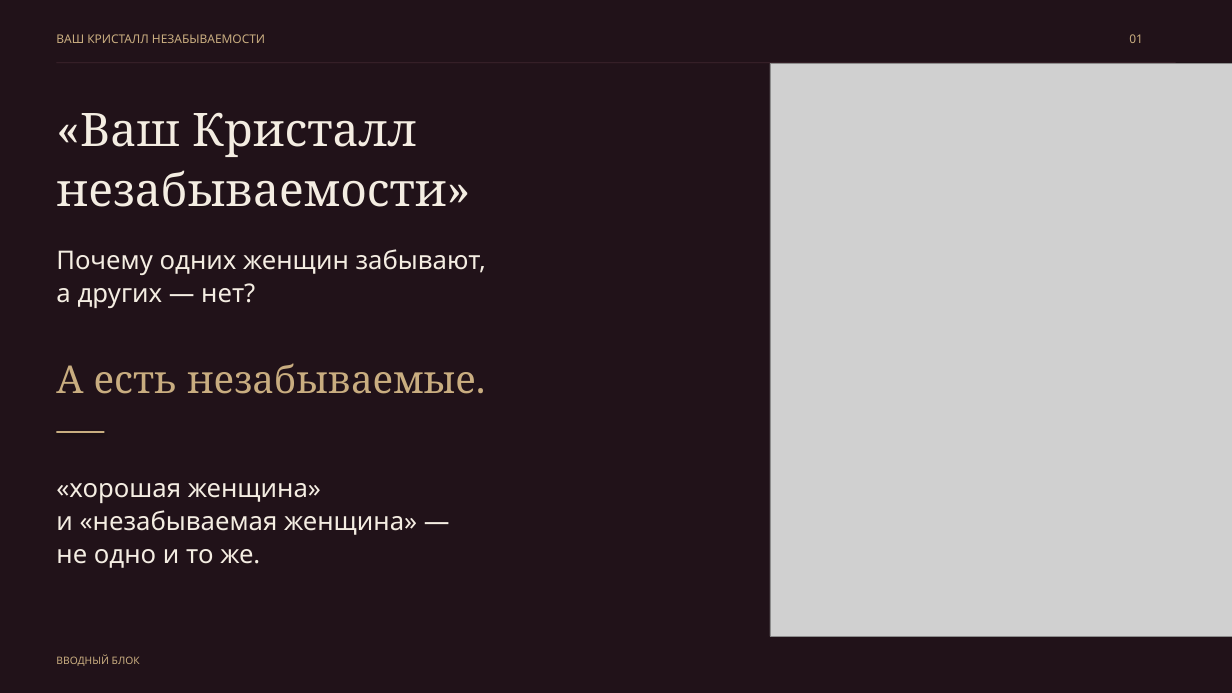
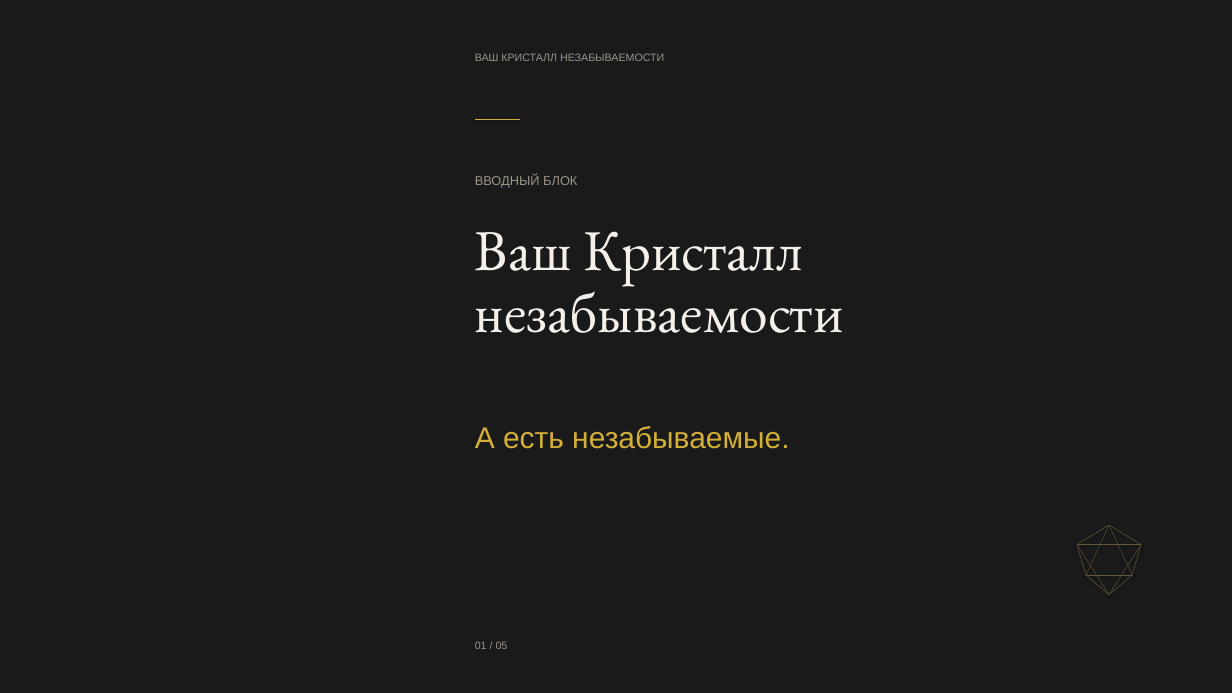
Before and after one commit to babylonofkommod-ai/-, a slide deck: slide 1 of Ваш Кристалл незабываемости.pptx. Drawn at 1232x693 pixels with LibreOffice and Linux fonts; fonts in the diff are those of the drawing; grey boxes stand for pictures. Boxes give left, top, right and bottom in pixels: in the first picture for what was removed or moved away, otherwise in the second. Text is boxed around its words. In the diff, an @@ line names an element or a change of style, - is before the commit and + after.

```diff
--- a/Ваш Кристалл незабываемости.pptx
+++ b/Ваш Кристалл незабываемости.pptx
@@ background #FFFFFF to #1A1A1A @@
@@ rectangle removed at bbox=[0, 0, 1232, 693] @@
@@ text "ВАШ КРИСТАЛЛ НЕЗАБЫВАЕМОСТИ": place and size @@
-text "ВАШ КРИСТАЛЛ НЕЗАБЫВАЕМОСТИ" at bbox=[56, 34, 265, 43]
+text "ВАШ КРИСТАЛЛ НЕЗАБЫВАЕМОСТИ" at bbox=[475, 53, 664, 61]
@@ text "ВАШ КРИСТАЛЛ НЕЗАБЫВАЕМОСТИ" at bbox=[475, 53, 664, 61]: size 11.2 to 10 pt, font Noto Sans to Arial, text colour #C9AD80 to #9C9488; line spacing 14.6pt to 12.3pt @@
@@ rectangle removed at bbox=[56, 62, 1175, 63] @@
@@ picture removed at bbox=[770, 63, 1232, 636] @@
@@ line added from (475, 120) to (520, 120), #D4AF37 0.65 pt @@
@@ text "ВВОДНЫЙ БЛОК": place and size @@
-text "ВВОДНЫЙ БЛОК" at bbox=[56, 654, 140, 666]
+text "ВВОДНЫЙ БЛОК" at bbox=[475, 175, 577, 188]
@@ text "ВВОДНЫЙ БЛОК" at bbox=[475, 175, 577, 188]: size 9.6 to 12 pt, font Noto Sans to Arial, text colour #C9AD80 to #9C9488; line spacing 12.5pt to 14.8pt @@
@@ text at bbox=[475, 231, 844, 333]: text changed; size 43.2 to 54 pt; font Noto Serif to EB Garamond; text colour #F4EDE2 to #F5F1EA @@
-«Ваш Кристалл
-незабываемости»
+Ваш Кристалл
+незабываемости
@@ text removed at bbox=[56, 249, 487, 308] @@
-Почему одних женщин забывают,
-а других — нет?
@@ text "А есть незабываемые.": place and size @@
-text "А есть незабываемые." at bbox=[56, 363, 486, 394]
+text "А есть незабываемые." at bbox=[475, 426, 789, 449]
@@ text "А есть незабываемые." at bbox=[475, 426, 789, 449]: size 36 to 28 pt, font Noto Serif to Arial, text colour #C9AD80 to #D4AF37; line spacing 46.8pt to 34.4pt @@
@@ rectangle removed at bbox=[56, 431, 104, 433] @@
@@ text removed at bbox=[56, 483, 417, 568] @@
-«хорошая женщина»
-и «незабываемая женщина» —
-не одно и то же.
@@ line added from (1077, 544) to (1109, 525), #655839 0.5 pt @@
@@ line added from (1109, 525) to (1086, 575), #655839 0.4 pt @@
@@ line added from (1109, 525) to (1141, 544), #655839 0.5 pt @@
@@ line added from (1109, 525) to (1132, 575), #655839 0.4 pt @@
@@ line added from (1086, 575) to (1077, 544), #655839 0.5 pt @@
@@ line added from (1109, 594) to (1077, 544), #655839 0.4 pt @@
@@ line added from (1141, 544) to (1077, 544), #655839 0.4 pt @@
@@ line added from (1141, 544) to (1109, 594), #655839 0.4 pt @@
@@ line added from (1141, 544) to (1132, 575), #655839 0.5 pt @@
@@ line added from (1109, 594) to (1086, 575), #655839 0.5 pt @@
@@ line added from (1132, 575) to (1086, 575), #655839 0.4 pt @@
@@ line added from (1132, 575) to (1109, 594), #655839 0.5 pt @@
@@ text at bbox=[475, 641, 508, 649]: text changed; size 11.2 to 10 pt; font Noto Sans to Arial; text colour #C9AD80 to #9C9488 @@
-01
+01 / 05
```
Also in this commit, not shown: 4 other slides changed, 1 other file.
